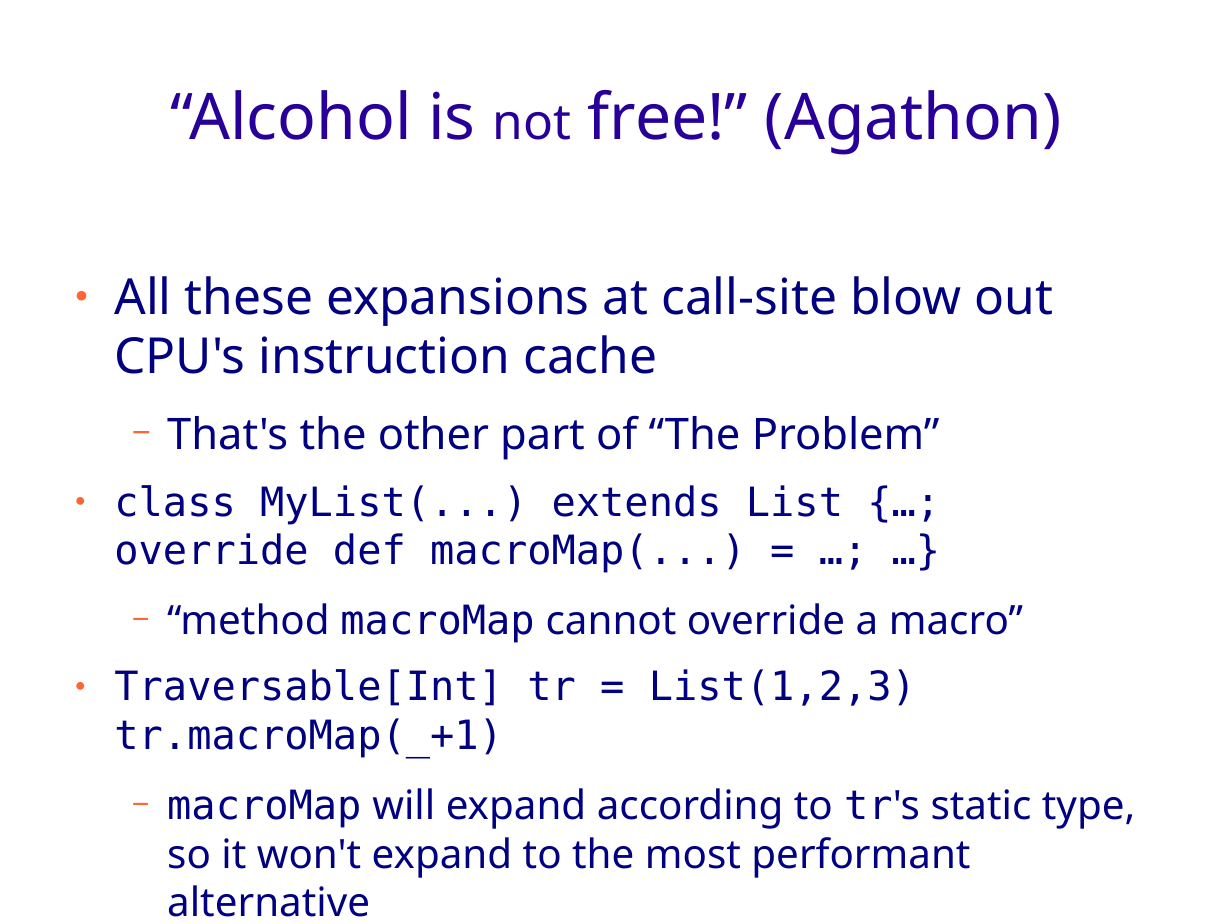
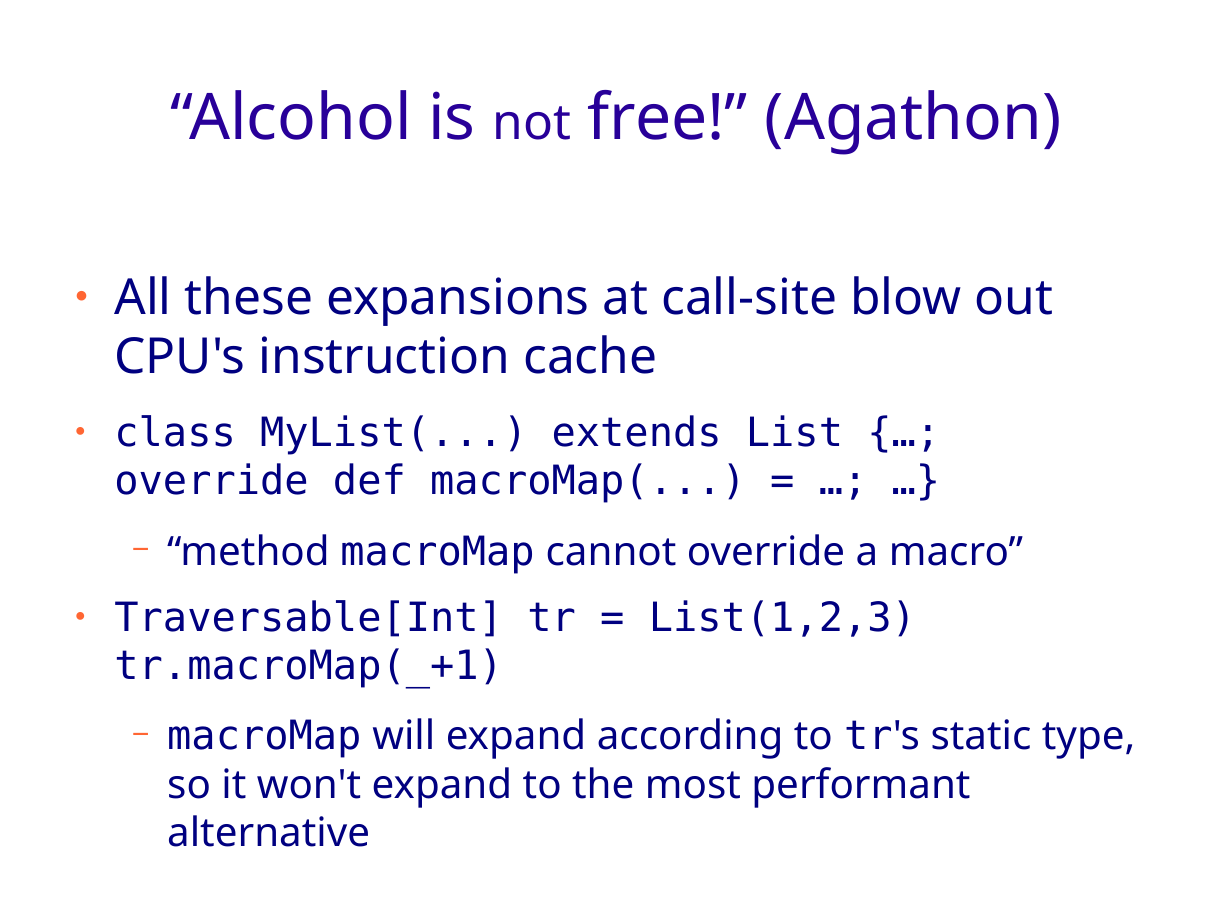
Before and after one commit to geo-kollias/msc-thesis-tex, a slide deck: slide 25 of geokollias_msc_thesis_pres.odp. Drawn at 1232x924 pixels with LibreOffice and Linux fonts; fonts in the diff are those of the drawing; background and template pictures are left out. Boxes give left, top, right and bottom in pixels: in the first picture for what was removed or moved away, otherwise in the second. Text is boxed around its words. In the diff, an @@ line names an element or a change of style, - is before the commit and + after.

```diff
--- a/geokollias_msc_thesis_pres.odp
+++ b/geokollias_msc_thesis_pres.odp
@@ text at (167,415,940,460): paragraph removed @@
-  − That's the other part of “The Problem”
```
Also in this commit, not shown: 5 other slides changed, 11 other files.
